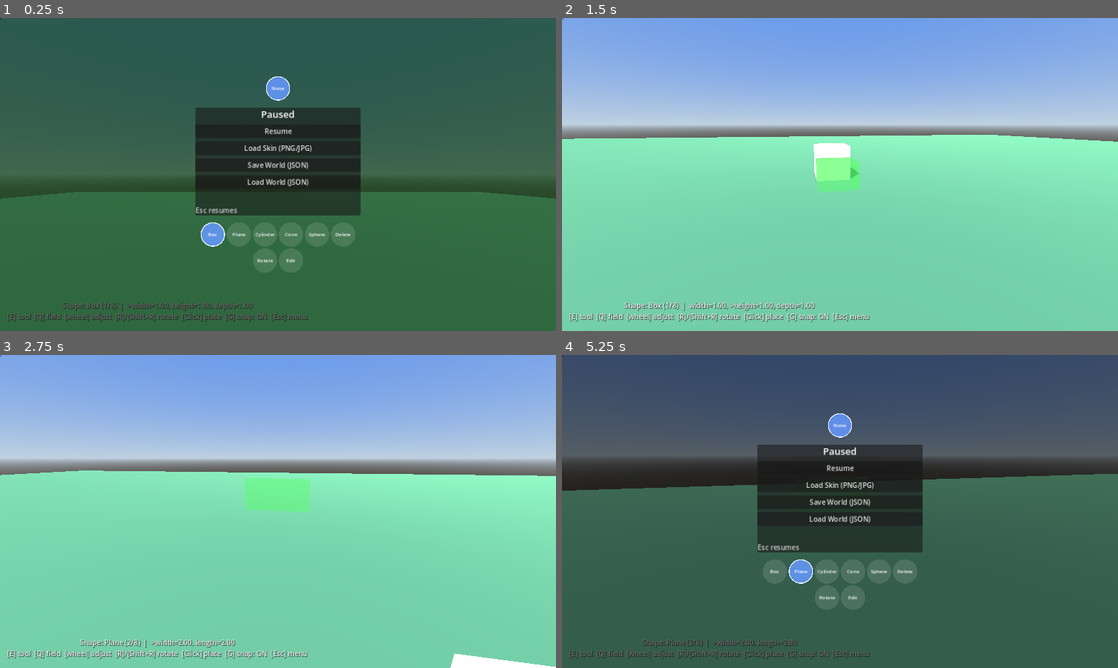
Above: before the commit, frames 1-4 (two rows, left to right).
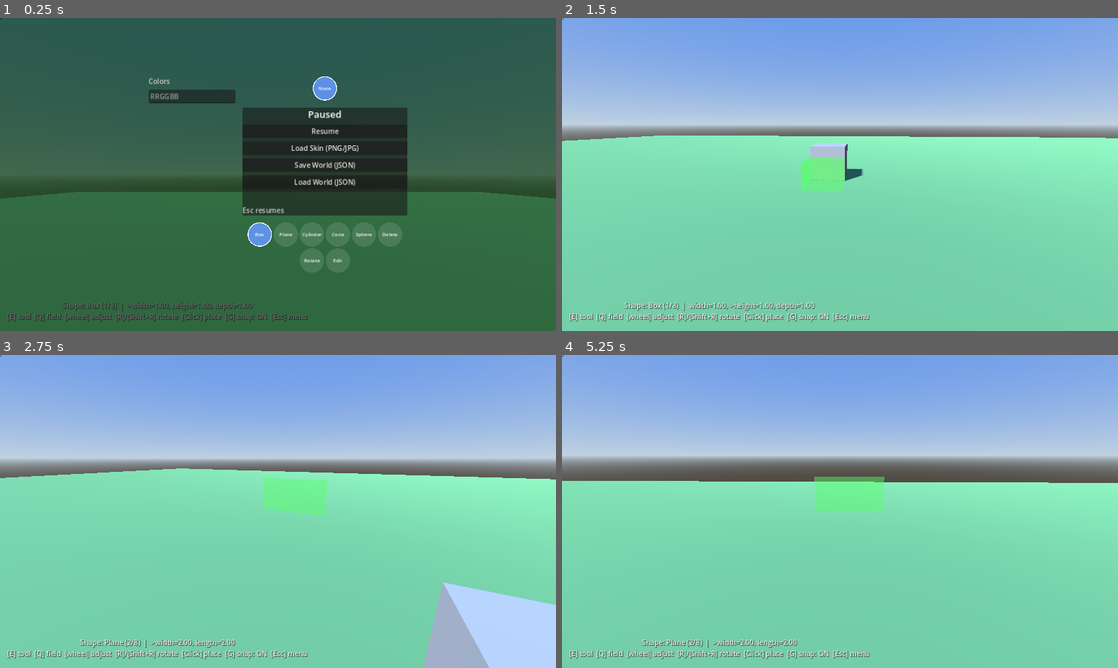
Above: after the commit, the same moments.

Repository: zenontherocks/worldmaker
Game: Godot game, scene res://scenes/Main.tscn
Same seed, same stepped clock (60 frames per second), same inputs: the game is played once before the commit and once after it.
Inputs (mouse positions are in pixels of both pictures, inside the frame that each line leads up to):
- Up to frame 1 (0.25 s): no input
- Up to frame 2 (1.5 s): click "Resume" at 0.5 s; move the mouse to (867, 174) at 1.27 s; hold W (move_forward) from 1.28 s (still down); hold Q (build_cycle_dimension) from 1.28 s (still down); click (867, 174) at 1.42 s
- Up to frame 3 (2.75 s): keep holding W (move_forward); tap Space (jump) at 1.52, 2.27 s; move the mouse to (250, 511) at 2.02 s; release Q (build_cycle_dimension) at 2.03 s; tap E (build_cycle_shape) at 2.1 s; click (250, 511) at 2.17 s
- Up to frame 4 (5.25 s): move the mouse to (851, 505) at 2.77 s; hold Mouse wheel down (build_dimension_decrease) 2.78-3.53 s; click (851, 505) at 2.92 s; move the mouse to (834, 517) at 3.52 s; tap Mouse wheel up (build_dimension_increase) at 3.6 s; click (834, 517) at 3.67 s; tap Space (jump) at 3.77, 4.52 s; move the mouse to (878, 514) at 4.27 s; press the mouse at (878, 514) at 4.28 s; tap Escape (toggle_pause_menu) at 4.9 s; move the mouse to (840, 423) at 5.02 s; release W (move_forward) at 5.03 s; release the mouse at (840, 423) at 5.03 s; hold A (move_left) from 5.03 s (still down); tap R (build_rotate_cw) at 5.1 s; click (840, 423) at 5.17 s

The runs differ from the first frame. In frame 1, 11% of the frame differs, in the area x 26-74%, y 18-82%; in frame 2, 1.4%; in frame 3, 6.6%; in frame 4, 100%, in the area x 0-100%, y 0-100%.

Commit message:
Add a solid-color picker, unified with the existing skin system
The pause menu's Colors column (left side: a hex input, and a circle
per color used so far) lets the player pick a flat color the same way
the Skins row lets them pick an imported texture -- literally the same
way, not a parallel system: a color fills the exact same
active_skin_key slot a texture does, stored as its own "#rrggbb" hex
string, distinguished from a texture filename purely by
SkinManager.is_color_key() (image filenames never start with "#").

Centralized skin_key -> material resolution in a new
SkinManager.build_material(), since two places previously built that
material independently (GhostPreview.build_material_for_placement() for
live placement, SaveLoadManager._spawn_object() for loading a save) --
both now go through the same resolver, so a color and a texture skin
are interchangeable from every caller's perspective and can't drift
apart on how they're resolved. GhostPreview no longer needs its own
placement-material builder as a result.

CircleButton gets a third content mode (a flat swatch_color fill,
alongside the existing texture-preview and label-text modes) for the
new color circles. No save-schema changes: a color is just a string in
the existing per-object "skin" field, and loading a world that
references one registers it into the Colors column automatically, the
same way loading a world with textures already repopulates the Skins
row.

Diff:
--- a/scripts/autoload/SaveLoadManager.gd
+++ b/scripts/autoload/SaveLoadManager.gd
@@ -17,7 +17,9 @@
 ##       "dimensions": {"width":1.0, "height":1.0, "depth":1.0},
 ##       "position": [x, y, z],
 ##       "rotation": [x, y, z],       # radians
-##       "skin": "concrete.png"       # key into "skins" above, "" if none
+##       "skin": "concrete.png"       # key into "skins" above, "" if none,
+##                                     # or a solid color's own "#rrggbb"
+##                                     # (see SkinManager.is_color_key())
 ##     }
 ##   ]
 ## }
@@ -107,13 +109,10 @@
 	var shape_id := ShapeDefinitions.shape_id_from_key(object_data.get("shape", "box"))
 	var dims: Dictionary = object_data.get("dimensions", {})
 	var skin_key: String = object_data.get("skin", "")
+	if SkinManager.is_color_key(skin_key):
+		SkinManager.register_color(skin_key)
 
-	var material: Material = null
-	if skin_key != "" and SkinManager.has_skin(skin_key):
-		var std_material := StandardMaterial3D.new()
-		std_material.albedo_texture = SkinManager.get_cached(skin_key)
-		material = std_material
-
+	var material := SkinManager.build_material(skin_key)
 	var instance := ShapeFactory.create_instance(shape_id, dims, material)
 
 	var pos: Array = object_data.get("position", [0.0, 0.0, 0.0])
--- a/scripts/autoload/SkinManager.gd
+++ b/scripts/autoload/SkinManager.gd
@@ -1,11 +1,18 @@
 extends Node
 ## Loads user-supplied PNG/JPG images from disk at runtime and turns them
-## into textures that can be applied to placed primitives. Kept separate
-## from BuildModeController so "how do we get a usable texture" never has to
-## know anything about shapes, placement, or the world.
+## into textures that can be applied to placed primitives. Also resolves a
+## "skin_key" -- everywhere else in the codebase that stores what a placed
+## object looks like (BuildModeController.active_skin_key,
+## PlaceableObject.skin_key, the world JSON's per-object "skin" field) --
+## into an actual material, whether that key names an imported texture or
+## (per is_color_key()) is a solid color's own hex string acting as its own
+## key. Kept separate from BuildModeController so "how do we get a usable
+## material" never has to know anything about shapes, placement, or the
+## world.
 
 signal skin_loaded(texture: Texture2D, skin_key: String)
 signal skin_load_failed(reason: String)
+signal color_used(hex: String)
 
 ## skin_key -> Texture2D, so re-loading a world build can resolve a texture
 ## reference by name without re-prompting the user for files already seen
@@ -18,6 +25,12 @@
 ## reload, since there's deliberately no server-side image storage to
 ## re-fetch them from).
 var _bytes_cache: Dictionary = {}
+
+## Hex color strings ("#rrggbb") picked via the pause menu's Colors column,
+## in first-used order -- unlike an image, a color is small enough to just
+## re-derive from its own key, so there's no bytes_cache equivalent needed
+## for save/reload.
+var _used_colors: Array[String] = []
 
 
 func load_skin_from_path(path: String) -> void:
@@ -67,3 +80,48 @@
 ## of only ever using whichever one was imported most recently.
 func skin_keys() -> Array:
 	return _cache.keys()
+
+
+## True if skin_key names a solid color (its own "#rrggbb" hex string)
+## rather than an imported texture's filename -- image filenames never
+## start with "#", so this is an unambiguous, allocation-free check that
+## lets the rest of the codebase treat active_skin_key/skin_key as one
+## opaque string without needing a separate field for "which kind is it."
+func is_color_key(skin_key: String) -> bool:
+	return skin_key.begins_with("#")
+
+
+## Records hex (already validated and normalized by the caller) as used,
+## if not already known, and notifies listeners -- mirrors skin_loaded's
+## role for imported textures, so the pause menu's Colors column can add a
+## new circle immediately.
+func register_color(hex: String) -> void:
+	if hex in _used_colors:
+		return
+	_used_colors.append(hex)
+	color_used.emit(hex)
+
+
+## All colors used so far this session, for the pause menu's Colors
+## selector -- same role as skin_keys() above, for colors instead of
+## textures.
+func used_colors() -> Array:
+	return _used_colors.duplicate()
+
+
+## The one place a skin_key (color or texture, or "" for none) turns into
+## an actual material -- used both for a live placement and for rebuilding
+## a placed object on world-load, so those two paths can't drift apart on
+## how they resolve the same key.
+func build_material(skin_key: String) -> StandardMaterial3D:
+	if skin_key == "":
+		return null
+	if is_color_key(skin_key):
+		var material := StandardMaterial3D.new()
+		material.albedo_color = Color.html(skin_key)
+		return material
+	if has_skin(skin_key):
+		var material := StandardMaterial3D.new()
+		material.albedo_texture = get_cached(skin_key)
+		return material
+	return null
--- a/scripts/build/BuildModeController.gd
+++ b/scripts/build/BuildModeController.gd
@@ -67,9 +67,11 @@
 var current_shape_id: int = ShapeDefinitions.ShapeType.BOX
 var current_dimensions: Dictionary = {}
 
-## Which cached SkinManager texture new placements use; "" means the
-## default (unskinned) material. Settable directly by the pause menu's
-## Skins row via select_skin(), not just by importing a new image.
+## What new placements look like: "" for the default (unskinned) material,
+## an imported texture's filename, or (per SkinManager.is_color_key()) a
+## solid color's own "#rrggbb" hex string acting as its own key. Settable
+## directly by the pause menu's Skins row via select_skin() or its Colors
+## column via select_color(), not just by importing a new image.
 var active_skin_key: String = ""
 
 var _slots: Array = []
@@ -396,6 +398,20 @@
 	ghost.set_skin(SkinManager.get_cached(skin_key) if skin_key != "" else null)
 
 
+## Public: called by the pause menu's Colors column, mirroring select_skin()
+## above -- a solid color fills the exact same slot a texture skin does
+## (SkinManager.build_material() resolves either kind from the same
+## active_skin_key), so this just clears any texture preview on the ghost.
+## It doesn't try to preview the exact chosen color there too: the ghost's
+## albedo_color is already owned by set_valid()'s green/red translucent
+## tint, and it doesn't render an untinted preview of a texture skin
+## either, so leaving that tint as the only ghost feedback stays
+## consistent instead of fighting over the same material property.
+func select_color(hex: String) -> void:
+	active_skin_key = hex
+	ghost.set_skin(null)
+
+
 func _dimension_fields_in_context() -> Array:
 	if tool_mode == ToolMode.EDIT and _edit_locked and _highlighted_object != null:
 		return ShapeDefinitions.dimension_fields(_highlighted_object.shape_id)
@@ -476,7 +492,7 @@
 	if not _has_valid_target:
 		return
 
-	var material := ghost.build_material_for_placement()
+	var material := SkinManager.build_material(active_skin_key)
 	var instance := ShapeFactory.create_instance(current_shape_id, current_dimensions, material)
 	instance.position = _target_position
 	instance.rotation.y = _target_yaw
--- a/scripts/build/GhostPreview.gd
+++ b/scripts/build/GhostPreview.gd
@@ -35,15 +35,6 @@
 	_material.albedo_texture = texture
 
 
-## Returns a fresh material carrying whatever skin is currently previewed,
-## so the placed object doesn't end up sharing (and being mutated by) the
-## ghost's own material.
-func build_material_for_placement() -> StandardMaterial3D:
-	var material := StandardMaterial3D.new()
-	material.albedo_texture = _material.albedo_texture
-	return material
-
-
 ## Sets world-space (not local) position/rotation. This node sits under the
 ## player's Camera3D, which pitches as the player looks up/down -- a local
 ## rotation here would still inherit that pitch from the parent chain, so
--- a/scripts/build/PlaceableObject.gd
+++ b/scripts/build/PlaceableObject.gd
@@ -8,6 +8,8 @@
 
 var shape_id: int = ShapeDefinitions.ShapeType.BOX
 var dimensions: Dictionary = {}
+## "" (unskinned), an imported texture's filename, or a solid color's own
+## "#rrggbb" hex string -- see SkinManager.is_color_key()/build_material().
 var skin_key: String = ""
 var object_id: int = -1
 
--- a/scripts/ui/CircleButton.gd
+++ b/scripts/ui/CircleButton.gd
@@ -7,10 +7,11 @@
 ## a plain rectangular Button's clickable area would extend into this
 ## Control's square bounding box outside the drawn circle, so _gui_input()
 ## does its own distance-from-center check instead of relying on the
-## bounding rect. Two content modes, chosen by which property is set:
-## label_text draws centered text (tool circles), preview_texture draws a
-## skin thumbnail inscribed inside the circle so its corners stay inside
-## the circle's curve (good enough without a clipping shader).
+## bounding rect. Three content modes, chosen by which property is set (in
+## priority order): preview_texture draws a skin thumbnail inscribed inside
+## the circle so its corners stay inside the circle's curve (good enough
+## without a clipping shader), swatch_color draws a flat color fill (for
+## the Colors column), label_text draws centered text (tool circles).
 
 signal pressed
 
@@ -26,6 +27,13 @@
 var preview_texture: Texture2D = null:
 	set(value):
 		preview_texture = value
+		queue_redraw()
+
+## Alpha 0 (the default) means "unused" -- lets preview_texture/label_text
+## keep falling back the way they already did before this existed.
+var swatch_color: Color = Color(0, 0, 0, 0):
+	set(value):
+		swatch_color = value
 		queue_redraw()
 
 var selected: bool = false:
@@ -77,6 +85,8 @@
 		draw_texture_rect(
 			preview_texture, Rect2(center - Vector2(half, half), Vector2(half, half) * 2.0), false
 		)
+	elif swatch_color.a > 0.0:
+		draw_circle(center, _RADIUS * 0.68, swatch_color)
 	elif label_text != "":
 		var font := ThemeDB.fallback_font
 		var baseline_y := _RADIUS + _FONT_SIZE * 0.35
--- a/scripts/ui/PauseMenuUI.gd
+++ b/scripts/ui/PauseMenuUI.gd
@@ -10,14 +10,21 @@
 ## set_build_controller() since that one isn't global (it lives under the
 ## player's camera).
 ##
-## The central panel only holds Resume plus the three file actions --
-## Tools and Skins are picked via two bands of CircleButtons positioned
-## above/below that panel instead, spanning the wider screen. They can't
-## live on the always-on BuildHUD: the mouse is pointer-locked (invisible,
-## driving camera look) during live gameplay and only becomes a visible,
-## clickable cursor once _open() below switches to MOUSE_MODE_VISIBLE, so
-## anything clickable has to be part of this paused overlay -- just placed
-## outside the panel rather than crammed inside it.
+## The central panel only holds Resume plus the three file actions -- Tools
+## and Skins are picked via two rows of CircleButtons stacked directly
+## below/above that panel (in the same centered column), and solid colors
+## via a Colors column to its left (hex input + a row of swatches for
+## colors already used). None of this can live on the always-on BuildHUD:
+## the mouse is pointer-locked (invisible, driving camera look) during live
+## gameplay and only becomes a visible, clickable cursor once _open() below
+## switches to MOUSE_MODE_VISIBLE, so anything clickable has to be part of
+## this paused overlay.
+##
+## A solid color is not a separate concept from a texture skin -- it fills
+## the exact same active_skin_key slot on BuildModeController (as its own
+## "#rrggbb" hex string, see SkinManager.is_color_key()), so picking one
+## deselects the other automatically: both the Skins row and Colors column
+## just re-read the same shared active_skin_key to decide what's selected.
 ##
 ## Two flows for the file buttons, chosen per button, exactly as before:
 ## - Web: WebFilePicker opens a plain, unfiltered browser file picker for
@@ -39,6 +46,9 @@
 
 var _skins_row: HFlowContainer
 
+var _colors_row: HFlowContainer
+var _hex_input: LineEdit
+
 ## Visible feedback for the whole import/export flow -- push_warning() alone
 ## isn't enough here, it's a debug-only channel that never shows up anywhere
 ## in a deployed Web build, so any failure would otherwise be completely
@@ -58,6 +68,7 @@
 	_build_controller = controller
 	_refresh_tools_row()
 	_refresh_skins_row()
+	_refresh_colors_row()
 
 
 func _ready() -> void:
@@ -82,18 +93,25 @@
 	centering.mouse_filter = Control.MOUSE_FILTER_IGNORE
 	backdrop.add_child(centering)
 
-	# Skins row, the panel, and Tools row stack as one centered column --
-	# CenterContainer only centers a single child, so that column is this
-	# VBoxContainer, with the panel as its middle entry. This also solves
-	# the flow rows' wrapping: a FlowContainer only wraps into multiple
-	# lines when its parent actually assigns it a width to wrap within, and
-	# VBoxContainer (unlike CenterContainer) stretches children to its own
-	# width by default -- so each row ends up exactly as wide as the panel
-	# and wraps into "a row or two" as more circles get added, instead of
-	# every circle stacking into its own single-item line.
+	# CenterContainer only centers a single child, so everything else lives
+	# inside this HBoxContainer: the Colors column on the left, and the
+	# existing Skins/panel/Tools column on the right.
+	var outer_hbox := HBoxContainer.new()
+	outer_hbox.add_theme_constant_override("separation", 16)
+	centering.add_child(outer_hbox)
+
+	outer_hbox.add_child(_make_colors_column())
+
+	# Skins row, the panel, and Tools row stack as one column -- this also
+	# solves the flow rows' wrapping: a FlowContainer only wraps into
+	# multiple lines when its parent actually assigns it a width to wrap
+	# within, and VBoxContainer (unlike CenterContainer) stretches children
+	# to its own width by default -- so each row ends up exactly as wide as
+	# the panel and wraps into "a row or two" as more circles get added,
+	# instead of every circle stacking into its own single-item line.
 	var outer_vbox := VBoxContainer.new()
 	outer_vbox.add_theme_constant_override("separation", 16)
-	centering.add_child(outer_vbox)
+	outer_hbox.add_child(outer_vbox)
 
 	_skins_row = _make_circle_row()
 	outer_vbox.add_child(_skins_row)
@@ -169,6 +187,7 @@
 
 	SkinManager.skin_loaded.connect(_on_skin_load_succeeded)
 	SkinManager.skin_load_failed.connect(_on_skin_load_failed)
+	SkinManager.color_used.connect(_on_color_used)
 
 	if OS.has_feature("web"):
 		WebFilePicker.file_picked.connect(_on_web_file_picked)
@@ -182,12 +201,41 @@
 
 
 ## A wrapping row of CircleButtons, centered on each line it wraps to --
-## used for both the Skins row (above the panel) and Tools row (below it).
+## used for the Skins row (above the panel), Tools row (below it), and the
+## Colors column's own row of swatches.
 func _make_circle_row() -> HFlowContainer:
 	var row := HFlowContainer.new()
 	row.alignment = FlowContainer.ALIGNMENT_CENTER
 	row.mouse_filter = Control.MOUSE_FILTER_PASS
 	return row
+
+
+## The left-side column: a muted heading, a hex text input, and a wrapping
+## row of solid-color swatches for colors already used. Narrower than the
+## panel (custom_minimum_size below) so it reads as its own column rather
+## than a second full-width row -- still wide enough for a few swatches per
+## line before wrapping, same "give the row a real width" fix the Skins/
+## Tools rows rely on (this VBoxContainer stretches _colors_row to its own
+## width, same as outer_vbox does for those).
+func _make_colors_column() -> VBoxContainer:
+	var column := VBoxContainer.new()
+	column.custom_minimum_size = Vector2(200, 0)
+	column.add_theme_constant_override("separation", 8)
+
+	var label := Label.new()
+	label.text = "Colors"
+	label.add_theme_color_override("font_color", Color(0.8, 0.8, 0.8))
+	column.add_child(label)
+
+	_hex_input = LineEdit.new()
+	_hex_input.placeholder_text = "RRGGBB"
+	_hex_input.text_submitted.connect(_on_hex_color_submitted)
+	column.add_child(_hex_input)
+
+	_colors_row = _make_circle_row()
+	column.add_child(_colors_row)
+
+	return column
 
 
 ## Built once (the set of tools never changes); _refresh_tools_row() then
@@ -269,6 +317,64 @@
 	if _build_controller:
 		_build_controller.select_skin(skin_key)
 	_refresh_skins_row()
+	# A texture skin and a color share one active_skin_key slot (see the
+	# class docstring), so picking a texture here must un-highlight
+	# whichever color circle was previously selected.
+	_refresh_colors_row()
+
+
+## Same rebuild-from-scratch approach as _refresh_skins_row(), and for the
+## same reason: this only runs on open/select, never per-frame.
+## SkinManager.used_colors() already reflects every color entered this
+## session or pulled in from a loaded world file. No "None" entry here --
+## the Skins row's own None circle already clears to unskinned regardless
+## of whether a texture or a color was previously active.
+func _refresh_colors_row() -> void:
+	for child in _colors_row.get_children():
+		child.queue_free()
+	if _build_controller == null:
+		return
+
+	for hex in SkinManager.used_colors():
+		var circle := CircleButton.new()
+		circle.swatch_color = Color.html(hex)
+		circle.selected = hex == _build_controller.active_skin_key
+		circle.pressed.connect(_on_color_circle_pressed.bind(hex))
+		_colors_row.add_child(circle)
+
+
+func _on_color_circle_pressed(hex: String) -> void:
+	if _build_controller:
+		_build_controller.select_color(hex)
+	_refresh_colors_row()
+	_refresh_skins_row()
+
+
+func _on_color_used(_hex: String) -> void:
+	_refresh_colors_row()
+
+
+## Empty/whitespace input is a no-op (e.g. hitting Enter in an empty field)
+## rather than an error -- only a genuinely malformed hex string counts as
+## a mistake worth surfacing.
+func _on_hex_color_submitted(text: String) -> void:
+	var trimmed := text.strip_edges()
+	if trimmed == "":
+		return
+	if not Color.html_is_valid(trimmed):
+		_set_status("'%s' isn't a valid hex color" % text, true)
+		return
+
+	# Normalized form (always "#rrggbb", no alpha) so equivalent inputs --
+	# "3fae02", "#3FAE02", "3fae02ff" -- collapse to the same used-colors
+	# entry instead of piling up near-duplicate swatches.
+	var hex := "#" + Color.html(trimmed).to_html(false)
+	SkinManager.register_color(hex)
+	if _build_controller:
+		_build_controller.select_color(hex)
+	_hex_input.text = ""
+	_refresh_colors_row()
+	_refresh_skins_row()
 
 
 func _make_file_dialog(mode: FileDialog.FileMode, filters: PackedStringArray) -> FileDialog:
@@ -324,6 +430,7 @@
 	_status_label.text = ""
 	_refresh_tools_row()
 	_refresh_skins_row()
+	_refresh_colors_row()
 
 
 func _close() -> void:
Not shown, changed: README.md
